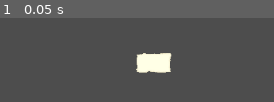
Above: before the commit, frame 1.
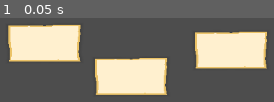
Above: after the commit, the same moment.

Repository: ivanromano/godot-paper-shader
Game: Godot game, scene res://scenes/node_2d.tscn
Same seed, same stepped clock (60 frames per second), same inputs: the game is played once before the commit and once after it. The project has no main scene, so this scene is started directly.
Inputs:
- Up to frame 1 (0.05 s): no input

The runs differ from the first frame. In frame 1, 34% of the frame differs, in the area x 2-98%, y 8-92%.

Commit message:
v 1.5 globals shaders

Diff:
--- a/project.godot
+++ b/project.godot
@@ -18,3 +18,14 @@
 
 renderer/rendering_method="gl_compatibility"
 renderer/rendering_method.mobile="gl_compatibility"
+
+[shader_globals]
+
+paper_color={
+"type": "color",
+"value": Color(0.92156863, 0.7607843, 0.4, 1)
+}
+sub_color={
+"type": "color",
+"value": Color(1, 0.9411765, 0.8117647, 1)
+}
--- a/scenes/node_2d.tscn
+++ b/scenes/node_2d.tscn
@@ -1,21 +1,25 @@
 [gd_scene load_steps=6 format=3 uid="uid://bfcs2ntcb6p3x"]
 
-[ext_resource type="Shader" uid="uid://cu6pcbvle8kpv" path="res://shaders/ui/paper.gdshader" id="1_4dvvg"]
+[ext_resource type="Shader" uid="uid://bkqs4wjsc3mrb" path="res://shaders/ui/paper.gdshader" id="1_4dvvg"]
 [ext_resource type="Texture2D" uid="uid://bptvjtbx2x7rl" path="res://img/Captura de pantalla 2025-08-09 014448.jpg" id="2_rnjyy"]
 
 [sub_resource type="ShaderMaterial" id="ShaderMaterial_6e84v"]
 shader = ExtResource("1_4dvvg")
-shader_parameter/fill_color = Color(1, 0.94509804, 0.8, 1)
-shader_parameter/border_color = Color(0.91764706, 0.7647059, 0.40392157, 1)
+shader_parameter/shadow_color = Color(0, 0, 0, 0.105882354)
+shader_parameter/shadow_width = 0.02
+shader_parameter/shadow_blur = 0.008
+shader_parameter/center = Vector2(0.5, 0.5)
 shader_parameter/size = Vector2(0.715, 0.515)
-shader_parameter/spikes_north = 4
-shader_parameter/spikes_east = 2
-shader_parameter/spikes_south = 8
-shader_parameter/spikes_west = 3
-shader_parameter/spike_amplitude = 0.110000005225
-shader_parameter/seed = 234.7650111513375
-shader_parameter/border_thickness = 0.0
-shader_parameter/pixel_density = 63.6090028314275
+shader_parameter/noise_scale = 3.6330001250675
+shader_parameter/edge_strength_x = 0.02000000095
+shader_parameter/edge_strength_y = 0.0230000010925
+shader_parameter/smoothness = 0.0
+shader_parameter/sub_width = 0.01999999955297
+shader_parameter/sub_noise_scale = 1.0
+shader_parameter/sub_strength = 1.0
+shader_parameter/sub_edge_strength_x = 0.0
+shader_parameter/sub_edge_strength_y = 0.0
+shader_parameter/seed = 109.8350052171625
 
 [sub_resource type="Shader" id="Shader_4dvvg"]
 code = "shader_type canvas_item;
@@ -156,10 +160,24 @@
 
 [node name="ColorRect" type="ColorRect" parent="."]
 material = SubResource("ShaderMaterial_6e84v")
-offset_left = 940.0
+offset_left = 874.0
 offset_top = 182.0
 offset_right = 1017.0
-offset_bottom = 242.0
+offset_bottom = 282.0
+
+[node name="ColorRect3" type="ColorRect" parent="."]
+material = SubResource("ShaderMaterial_6e84v")
+offset_left = 749.0
+offset_top = 134.0
+offset_right = 892.0
+offset_bottom = 234.0
+
+[node name="ColorRect4" type="ColorRect" parent="."]
+material = SubResource("ShaderMaterial_6e84v")
+offset_left = 1018.0
+offset_top = 144.0
+offset_right = 1161.0
+offset_bottom = 244.0
 
 [node name="ColorRect2" type="ColorRect" parent="."]
 visible = false
--- a/shaders/ui/paper.gdshader
+++ b/shaders/ui/paper.gdshader
@@ -1,60 +1,76 @@
 shader_type canvas_item;
+global uniform vec4 paper_color;
 
-// Color del "papel" visible
-uniform vec4 paper_color : source_color = vec4(1.0, 1.0, 0.9, 1.0);
+uniform vec4 shadow_color : source_color = vec4(0.0, 0.0, 0.0, 0.10);
+uniform float shadow_width : hint_range(0.001, 0.05) = 0.02;
+uniform float shadow_blur : hint_range(0.0, 0.02) = 0.008;
 
-// Color de fondo, por defecto transparente
-uniform vec4 bg_color : source_color = vec4(0.0, 0.0, 0.0, 0.0);
-
-// Centro y tamaño total del área (size es el ancho y alto completos en UV 0..1)
 uniform vec2 center = vec2(0.5, 0.5);
 uniform vec2 size = vec2(0.4, 0.3);
 
-// Ruido y control del borde principal
-uniform float noise_scale : hint_range(1.0, 200.0) = 12.0;
-// Fuerza de la irregularidad por eje
-uniform float edge_strength_x : hint_range(0.0, 0.5) = 0.08;
-uniform float edge_strength_y : hint_range(0.0, 0.5) = 0.08;
-uniform float smoothness : hint_range(0.0, 0.2) = 0.005;
+uniform float noise_scale : hint_range(1.0, 15.0) = 12.0;
+uniform float edge_strength_x : hint_range(0.0, 0.05) = 0.08;
+uniform float edge_strength_y : hint_range(0.0, 0.05) = 0.08;
+uniform float smoothness : hint_range(0.0, 0.02) = 0.005;
 
 // Parámetros del subborde interior
-uniform vec4 sub_color : source_color = vec4(0.9, 0.85, 0.7, 1.0); // color del ribete interior
-uniform float sub_width : hint_range(0.001, 0.2) = 0.03; // grosor del subborde en unidades UV
+global uniform vec4 sub_color;
+
+uniform float sub_width : hint_range(0.001, 0.02) = 0.03; // grosor del subborde en unidades UV
 uniform float sub_noise_scale : hint_range(1.0, 200.0) = 40.0; // escala de ruido del subborde
 uniform float sub_strength : hint_range(0.0, 2.0) = 1.0; // fuerza del subborde (mezcla)
 // Fuerza de irregularidad del subborde por eje
-uniform float sub_edge_strength_x : hint_range(0.0, 0.5) = 0.04;
-uniform float sub_edge_strength_y : hint_range(0.0, 0.5) = 0.04;
+uniform float sub_edge_strength_x : hint_range(0.0, 0.1) = 0.04;
+uniform float sub_edge_strength_y : hint_range(0.0, 0.1) = 0.04;
 
 // Semilla para variar el ruido
 uniform float seed : hint_range(0.0, 1000.0) = 0.0;
 
-
-// --- funciones de ruido ---
+// --- funciones de ruido mejoradas ---
 float rand(vec2 co) {
-    return fract(sin(dot(co, vec2(12.9898,78.233))) * 43758.5453);
+    return fract(sin(dot(co + vec2(seed, seed * 1.618), vec2(12.9898, 78.233))) * 43758.5453);
 }
 
-float noise(vec2 p) {
+float smooth_noise(vec2 p) {
     vec2 i = floor(p);
     vec2 f = fract(p);
-    f = f*f*(3.0-2.0*f);
+
+    // Suavizado cúbico mejorado
+    vec2 u = f * f * f * (f * (f * 6.0 - 15.0) + 10.0);
+
     float a = rand(i);
     float b = rand(i + vec2(1.0, 0.0));
     float c = rand(i + vec2(0.0, 1.0));
     float d = rand(i + vec2(1.0, 1.0));
-    return mix(mix(a, b, f.x), mix(c, d, f.x), f.y);
+
+    return mix(mix(a, b, u.x), mix(c, d, u.x), u.y);
 }
 
 float fbm(vec2 uv) {
     float val = 0.0;
     float amp = 0.5;
+    float freq = 1.0;
+
     for (int i = 0; i < 5; i++) {
-        val += amp * noise(uv);
-        uv *= 2.0;
+        val += amp * smooth_noise(uv * freq);
+        freq *= 2.0;
         amp *= 0.5;
     }
+
     return val;
+}
+
+// Función de ruido direccional mejorada para bordes
+vec2 directional_noise(vec2 uv, float strength_x, float strength_y, float scale) {
+    // Usar coordenadas diferentes para cada eje para evitar correlaciones
+    vec2 noise_uv_x = (uv + vec2(seed * 0.7, seed * 1.3)) * scale;
+    vec2 noise_uv_y = (uv + vec2(seed * 1.9, seed * 0.4)) * scale;
+
+    // Aplicar FBM con offsets diferentes
+    float noise_x = fbm(noise_uv_x) * 2.0 - 1.0; // Convertir a rango [-1, 1]
+    float noise_y = fbm(noise_uv_y) * 2.0 - 1.0;
+
+    return vec2(noise_x * strength_x, noise_y * strength_y);
 }
 
 // Distancia rectangular por componentes (devuelve dx, dy)
@@ -63,57 +79,67 @@
     return d;
 }
 
+// Función de suavizado mejorada
+float smooth_edge(float dist, float _smoothness) {
+    // Usar una función de suavizado más suave
+    return 1.0 - smoothstep(-_smoothness * 2.0, _smoothness * 2.0, dist);
+}
+
 void fragment() {
     // medio tamaño
-    vec2 half = size * 0.5;
+    vec2 half_size = size * 0.5;
 
+    // --- PAPEL PRINCIPAL ---
     // distancias por componente (dx, dy): negativas dentro, 0 en borde, positivas fuera
-    vec2 comp = rect_distance_components(UV, center, half);
+    vec2 comp = rect_distance_components(UV, center, half_size);
     float dx = comp.x;
     float dy = comp.y;
 
-    // ruido separable para cada eje (variamos la semilla para decorrelacionar)
-    float rag_x = fbm((UV + vec2(seed, seed * 0.3)) * noise_scale) * edge_strength_x;
-    float rag_y = fbm((UV + vec2(seed * 0.7, seed + 13.13)) * noise_scale) * edge_strength_y;
+    // Ruido direccional mejorado para el borde principal
+    vec2 main_noise = directional_noise(UV, edge_strength_x, edge_strength_y, noise_scale);
 
-    // aplicamos el ruido a cada componente de distancia
-    dx += rag_x;
-    dy += rag_y;
+    // Aplicar el ruido de manera más suave
+    dx += main_noise.x;
+    dy += main_noise.y;
 
     // distancia rectangular combinada (max de componentes)
     float dist = max(dx, dy);
 
-    // máscara exterior: 0 dentro del papel, 1 fuera (smoothstep para suavizar el borde)
-    float outer_mask = smoothstep(0.0, smoothness, dist);
+    // máscara del papel: 1 dentro del papel, 0 fuera
+    float paper_mask = smooth_edge(dist, smoothness);
 
-    // máscara del papel: 1 dentro del papel, 0 fuera
-    float paper_mask = 1.0 - outer_mask;
+    // --- SOMBRA ALREDEDOR DEL PAPEL ---
+    // Para la sombra, usamos una distancia ligeramente expandida
+    float shadow_dist = max(dx - shadow_width, dy - shadow_width);
+    // Máscara de sombra que solo aparece fuera del papel pero cerca del borde
+    float shadow_mask = (1.0 - paper_mask) * smooth_edge(shadow_dist, shadow_blur);
 
     // --- SUBBORDE INTERIOR ---
-    // ruido específico por eje para el subborde (semillas diferentes)
-    float sub_rag_x = fbm((UV + vec2(seed + 21.0, seed * 0.5)) * sub_noise_scale) * sub_edge_strength_x;
-    float sub_rag_y = fbm((UV + vec2(seed * 1.9, seed + 99.1)) * sub_noise_scale) * sub_edge_strength_y;
+    // Ruido direccional para el subborde (con escala diferente)
+    vec2 sub_noise = directional_noise(UV, sub_edge_strength_x, sub_edge_strength_y, sub_noise_scale);
 
-    // combinamos rugosidad del subborde en un solo valor para definir la franja (tomamos el máximo absoluto)
-    float sub_rag = max(abs(sub_rag_x), abs(sub_rag_y));
+    // Distancia para el subborde con su propio ruido
+    float sub_dist = max(dx + sub_noise.x, dy + sub_noise.y);
 
-    // sub_mask: 0 en el interior profundo, 1 en la franja interna junto al borde
-    float sub_mask_raw = smoothstep(-sub_width - sub_rag, 0.0 + sub_rag, dist);
+    // Máscara del subborde con transición suave
+    float sub_mask = smooth_edge(sub_dist + sub_width, smoothness * 2.0) * paper_mask;
 
-    // limitar el subborde para que esté dentro del papel
-    float sub_mask = clamp(sub_mask_raw * paper_mask, 0.0, 1.0);
-
-    // afinamos la mezcla del subborde (multiplicador de fuerza)
-    float sub_mix = clamp(sub_mask * sub_strength, 0.0, 1.0);
+    // Ajustar la intensidad del subborde
+    float sub_mix = sub_mask * sub_strength;
 
     // --- COMPOSITE FINAL ---
-    // primero mezclamos color de fondo y color del papel según la máscara principal
-    vec3 base_rgb = mix(bg_color.rgb, paper_color.rgb, paper_mask);
-    float base_a = mix(bg_color.a, paper_color.a, paper_mask);
+    // Aplicar el subborde interior al color del papel
+    vec3 paper_with_sub = mix(paper_color.rgb, sub_color.rgb, sub_mix);
 
-    // aplicamos el subborde interior sobre el color del papel
-    vec3 with_sub = mix(base_rgb, mix(base_rgb, sub_color.rgb, sub_mix), sub_mix);
+    // Mezclar entre transparencia, sombra y papel
+    vec4 final_color = vec4(0.0); // Transparente por defecto
 
-    // resultado final (alpha igual que antes, el subborde está dentro del papel)
-    COLOR = vec4(with_sub, base_a);
+    // Aplicar sombra alrededor del borde
+    final_color = mix(final_color, shadow_color, shadow_mask);
+
+    // Aplicar papel encima
+    final_color = mix(final_color, vec4(paper_with_sub, paper_color.a), paper_mask);
+
+    // Resultado final
+    COLOR = final_color;
 }
